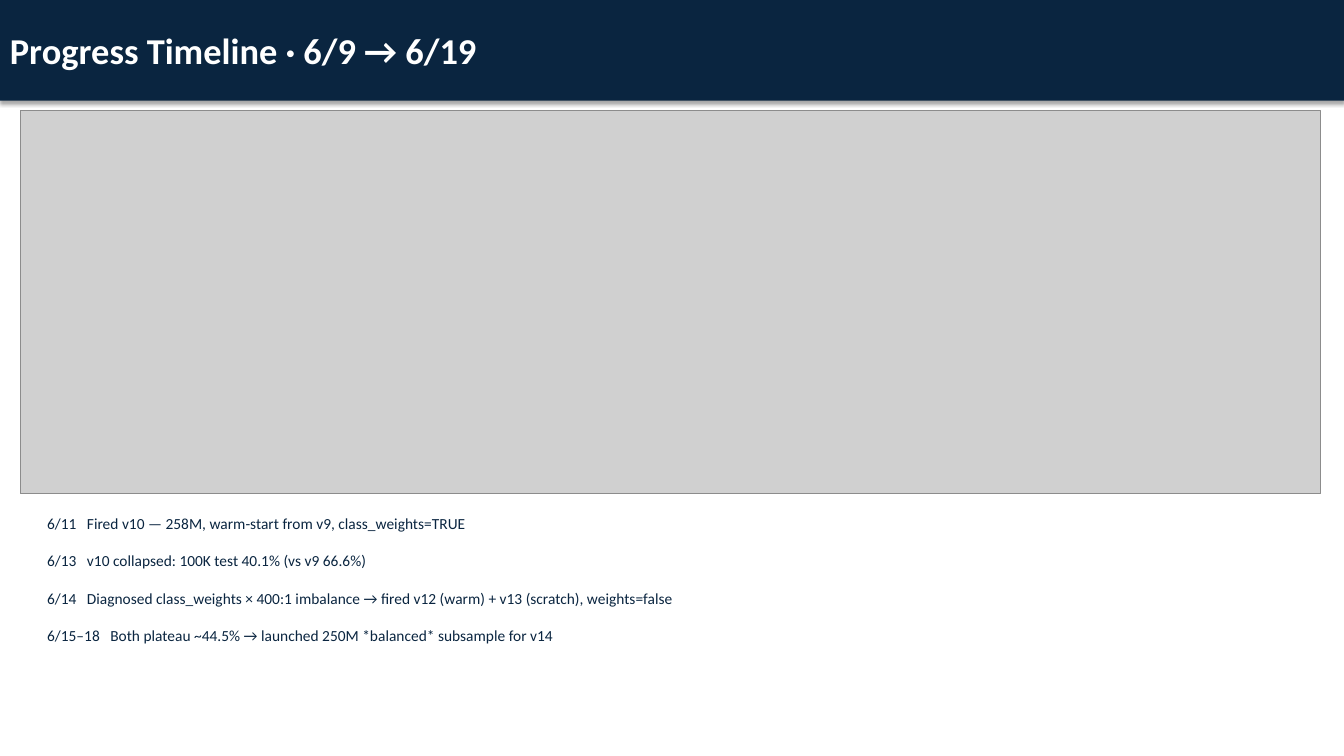
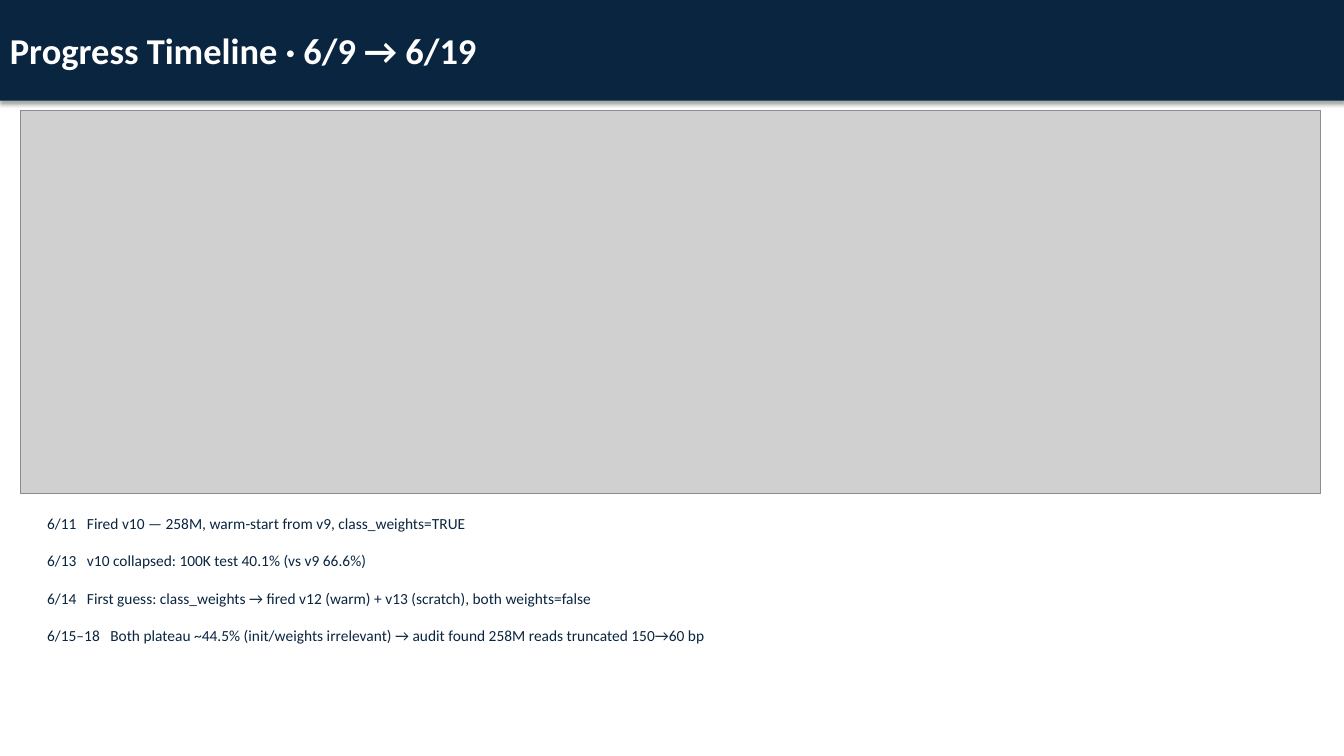
Before and after one commit to m2lab-ntu/gfm-classifier, a slide deck: slide 2 of docs/slides/meeting_2026_0619.pptx. Drawn at 1344x756 pixels with LibreOffice and Linux fonts; fonts in the diff are those of the drawing; grey boxes stand for pictures. Boxes give left, top, right and bottom in pixels: in the first picture for what was removed or moved away, otherwise in the second. Text is boxed around its words. In the diff, an @@ line names an element or a change of style, - is before the commit and + after.

```diff
--- a/docs/slides/meeting_2026_0619.pptx
+++ b/docs/slides/meeting_2026_0619.pptx
@@ text at box(47, 593, 591, 607): text changed @@
-6/14 Diagnosed class_weights × 400:1 imbalance → fired v12 (warm) + v13 (scratch), weights=false
+6/14 First guess: class_weights → fired v12 (warm) + v13 (scratch), both weights=false
@@ text at box(47, 630, 704, 644): text changed @@
-6/15–18 Both plateau ~44.5% → launched 250M *balanced* subsample for v14
+6/15–18 Both plateau ~44.5% (init/weights irrelevant) → audit found 258M reads truncated 150→60 bp
```
Also in this commit, not shown: 3 other slides changed, 1 slide added, 1 slide removed, 9 other files.
